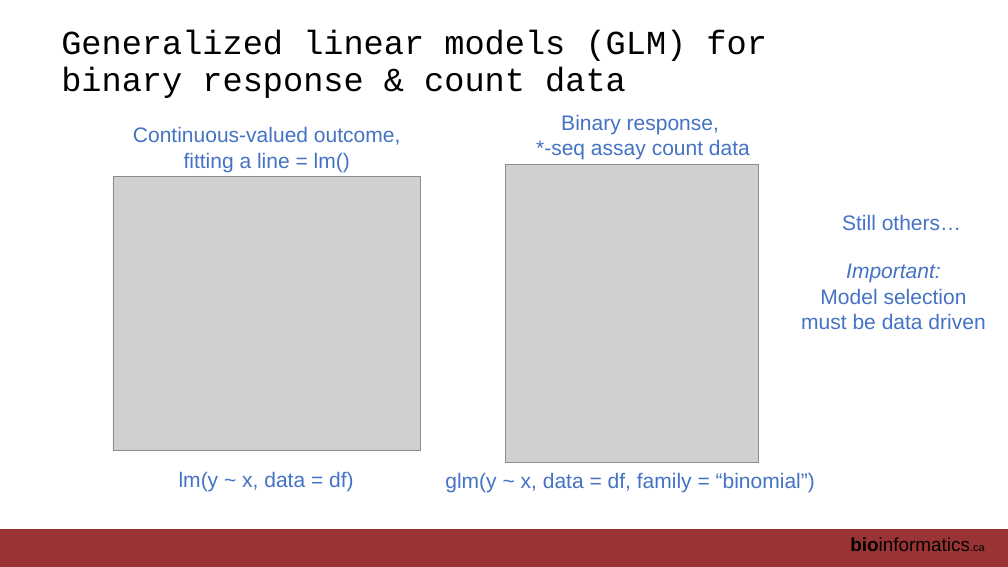
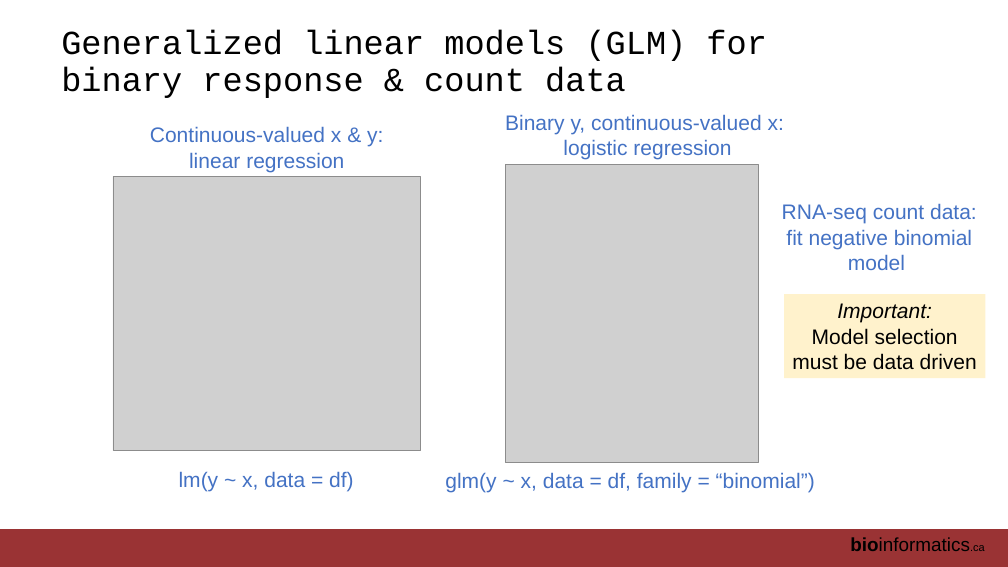
Before and after one commit to RealPaiLab/CBW_AUR2023, a slide deck: slide 5 of book/lectures/AUR_2023_Module3_GLM.pptx. Drawn at 1008x567 pixels with LibreOffice and Linux fonts; fonts in the diff are those of the drawing; grey boxes stand for pictures. Boxes give left, top, right and bottom in pixels: in the first picture for what was removed or moved away, otherwise in the second. Text is boxed around its words. In the diff, an @@ line names an element or a change of style, - is before the commit and + after.

```diff
--- a/book/lectures/AUR_2023_Module3_GLM.pptx
+++ b/book/lectures/AUR_2023_Module3_GLM.pptx
@@ text at [505,114,784,160]: text changed @@
-Binary response,
-*-seq assay count data
+Binary y, continuous-valued x:
+logistic regression
@@ text at [150,126,383,172]: text changed @@
-Continuous-valued outcome,
-fitting a line = lm()
+Continuous-valued x & y:
+linear regression
@@ text at [782,203,977,270]: text changed @@
-Still others…
+RNA-seq count data:
+fit negative binomial
+model
@@ rectangle "Important: Model selection must be ...": place and size @@
-rectangle "Important: Model selection must be ..." at [801,263,985,329]
+rectangle "Important: Model selection must be ..." at [784,294,985,378]
@@ rectangle "Important: Model selection must be ..." at [784,294,985,378]: text colour #4472C4 to #000000; fill none to #FFF2CC @@
```
Also in this commit, not shown: 1 other slide changed, 21 other files.
